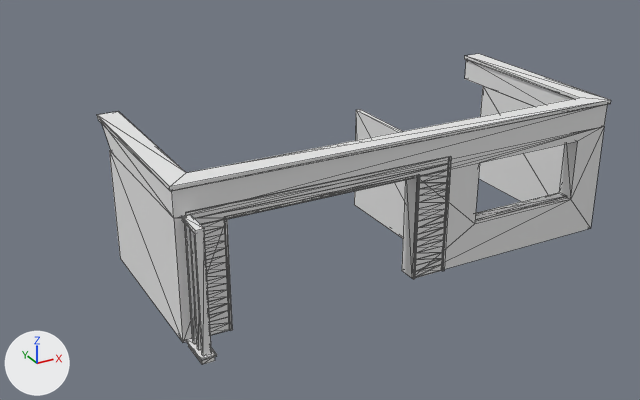
An edit to the glTF model na-project-portal/26-Projects/PS01__MustersRoad/30__TrueVision__AppContent/DesignPhase01__ConceptDesign__Scheme-02/PS01__TrueVision__MainBuildingModel__ProposedWalls__MeshModel__.glb, drawn before and after from the same camera.
Camera for both pictures: a 50 mm camera at (6.69, -5.75, 8.38) aimed at (15.29, 9.89, 0.56). The lights are fixed; the arrows at lower left show +X, +Y and +Z. The picture after the commit comes second. Mesh edges are drawn as thin lines. Vertices at exactly the same position are counted once.

The first picture shows '21__ProposedBuilding__Walls::Default'.
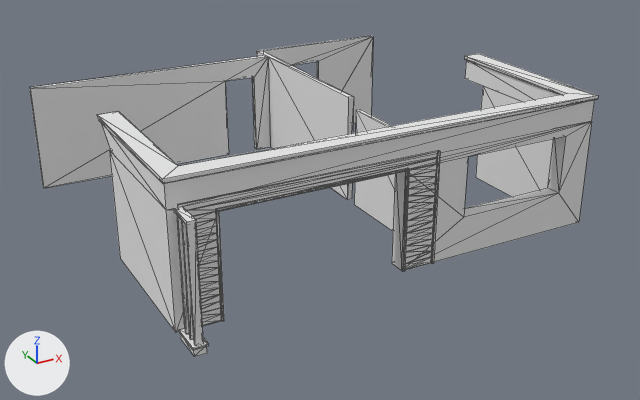
Boxes [x1, y1, x2, y2] around the edits, measured in the pictures (640 x 400 px; the box of a moved part takes in the faces that stretch with it):
'21__ProposedBuilding__Walls::Default', reshaped (11% wider)
    before: [97, 54, 611, 365]
    after: [29, 36, 598, 357]
part 1 of me_mesh_0_21__proposedbuilding__walls__default, moved or reshaped
    before: [184, 223, 193, 339]
    after: [176, 215, 185, 328]
part 2 of me_mesh_0_21__proposedbuilding__walls__default, added
    after: [181, 336, 207, 357]
part 3 of me_mesh_0_21__proposedbuilding__walls__default, moved or reshaped
    before: [186, 338, 217, 361]
    after: [179, 328, 209, 350]
part 4 of me_mesh_0_21__proposedbuilding__walls__default, added
    after: [29, 36, 373, 200]
part 5 of me_mesh_0_21__proposedbuilding__walls__default, deleted
    before: [188, 345, 215, 365]
part 6 of me_mesh_0_21__proposedbuilding__walls__default, moved or reshaped
    before: [97, 54, 611, 356]
    after: [97, 54, 598, 346]

What changed in the scene script:
```text
Change me_mesh_0_21__proposedbuilding__walls__default:
    used by ob_21__proposedbuilding__walls__default; location = (0.0, 0.0, 0.0)
    remove me_mesh_0_21__proposedbuilding__walls__default.from_pydata(...)  # 296 vertices, 695 faces; spans x 10.76..20.07, y 5.84..10.7, z 0.1..3.06
    add me_mesh_0_21__proposedbuilding__walls__default.from_pydata(...)  # 326 vertices, 751 faces; spans x 10.3..20.07, y 6.2..15.06, z 0.05..3.06
    me_mesh_0_21__proposedbuilding__walls__default part 1: the loose piece of 8 vertices spanning x 10.96..11.0, y 6.46..6.5, z 0.24..2.49 is moved by (0.0, 0.35, 0.0)
    me_mesh_0_21__proposedbuilding__walls__default part 2: a new loose piece, a box spanning x 10.89..11.11, y 6.22..6.85, z 0.05..0.2, in mat_default (white #e7e7e7)
    me_mesh_0_21__proposedbuilding__walls__default part 3: the loose piece of 8 vertices spanning x 10.86..11.14, y 5.84..6.5, z 0.2..0.24 is moved by (0.0, 0.35, 0.0)
    me_mesh_0_21__proposedbuilding__walls__default part 4: a new loose piece of 36 vertices spanning x 10.3..19.75, y 10.32..15.06, z 0.2..2.64, in mat_default (white #e7e7e7)
    me_mesh_0_21__proposedbuilding__walls__default part 5: the loose piece of 8 vertices spanning x 10.89..11.11, y 5.88..6.5, z 0.1..0.2 is deleted
    me_mesh_0_21__proposedbuilding__walls__default part 6: 220 vertices removed from x 10.76..20.07, y 5.9..6.89, z 0.2..3.06; 214 vertices added at x 10.76..20.07, y 6.25..7.24, z 0.2..3.06
```
